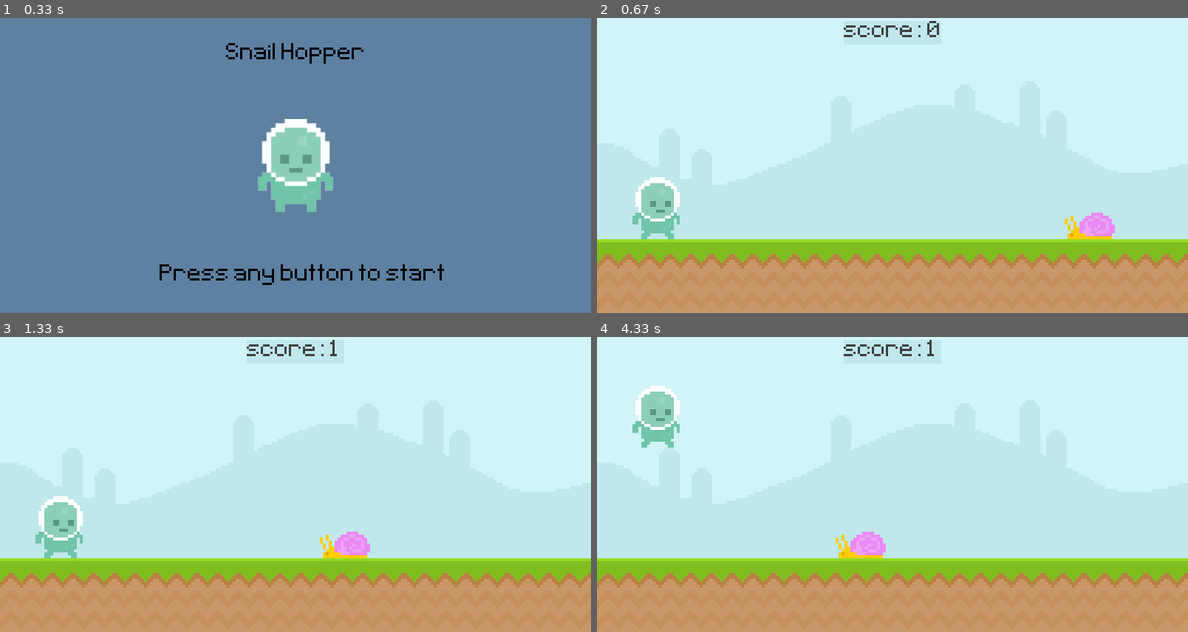
Above: before the commit, frames 1-4 (two rows, left to right).
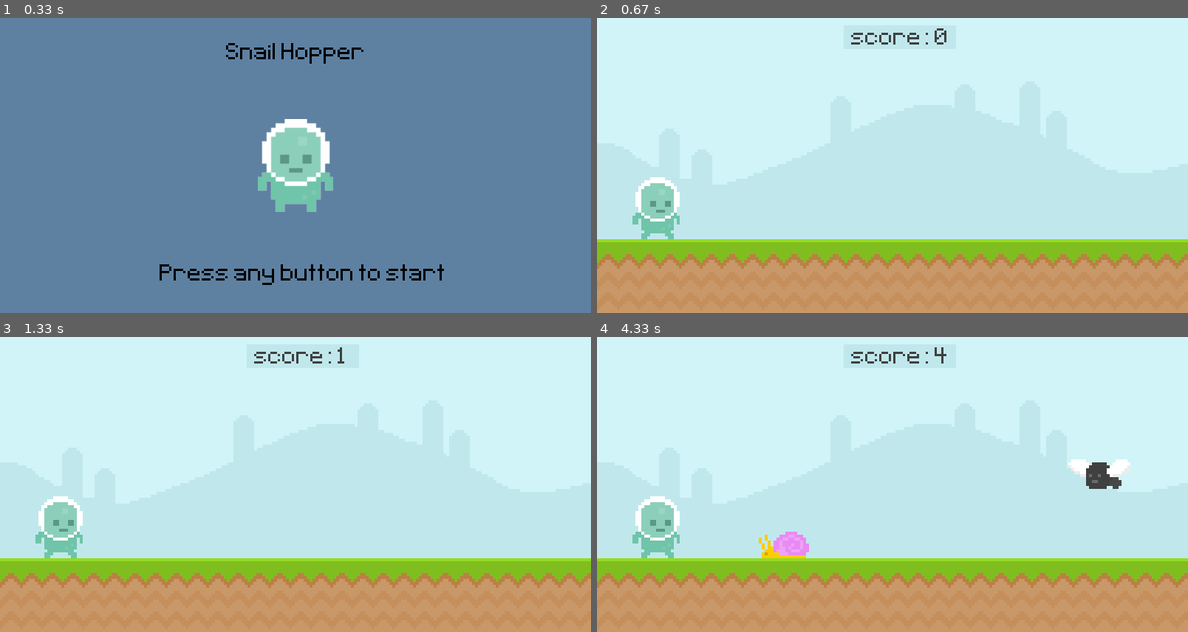
Above: after the commit, the same moments.

Repository: OmarTamer177/My-Pygame-Notes
Game: pygame game, started from 13-Enemy spawn logic.py
Two runs of this game, one before a commit and one after it. Both use one fixed random seed, a clock stepped at 60 frames per second and the inputs below.
Inputs:
- Up to frame 1 (0.33 s): no input
- Up to frame 2 (0.67 s): tap Space at 0.33 s
- Up to frame 3 (1.33 s): tap Space at 0.67, 1.07 s
- Up to frame 4 (4.33 s): tap Space at 1.37, 1.9, 2.2, 2.4, 2.7, 2.97, 3.3, 3.6, 3.73, 4.13 s

Frame 1 is identical in both runs. In frame 2, 1.0% of the frame differs, in the area x 41-88%, y 1-75%; in frame 3, 0.9%; in frame 4, 4.7%, in the area x 6-91%, y 1-75%.

Commit message:
Add files via upload

Diff:
--- a/13-Enemy spawn logic.py
+++ b/13-Enemy spawn logic.py
@@ -1,7 +1,9 @@
 #################################################################
 # Enemy spawn logic using Timers(spawning multiple obstacles)
+# We create a custom user event
+# that is triggered in certain time interval
 #################################################################
-import pygame, sys
+import pygame, sys, random
 
 pygame.init()
 
@@ -20,10 +22,20 @@
 start_time = 0
 
 score_surface = font.render("score: " + str(score), False, (64, 64, 64))
-score_rect = score_surface.get_rect(center = (400,20))
+#score_rect = score_surface.get_rect(center = (400,20))
+score_rect = pygame.Rect(400 - (score_surface.get_width()/2), 10,
+                         score_surface.get_width() + 20, score_surface.get_height())
 
+#adding a new enemy type which is the fly
 snail = pygame.image.load('graphics/snail/snail1.png').convert_alpha()
-snail_rect = snail.get_rect(bottomright = (800,300))
+fly = pygame.image.load('graphics/Fly/Fly1.png').convert_alpha()
+
+#To create obstacles logic:
+#1.create a list of obstacle rectangles
+#2.everytime the timer ticks, we add a rectangle
+#3.we move each rectangle to the left for every frame
+#4.delete rectangles too far left
+obstacles = []
 
 player = pygame.image.load('graphics/Player/player_walk_1.png').convert_alpha()
 player_rect = player.get_rect(midbottom = (80,300))
@@ -41,6 +53,13 @@
 instruction_text = font.render("Press any button to start", False, 'black')
 instruction_text_rect = instruction_text.get_rect(center = (410, 350))
 
+#To create a timer we:
+#1.Create a custom event
+#2.Tell pygame to continuously trigger that event providing a time frame
+#3.add code to event loop
+obstacle_timer = pygame.USEREVENT + 1
+pygame.time.set_timer(obstacle_timer, 1200)
+
 while True:
     for event in pygame.event.get():
         if event.type == pygame.QUIT:
@@ -56,6 +75,15 @@
             if event.type == pygame.KEYDOWN:
                 game_active = True
 
+        #only if the game is active, trigger obstacles and add a new obstacle to the list
+        if event.type == obstacle_timer and game_active:
+            #randomly generate an obstacle whether a snail or fly
+            if random.randint(0,2):
+                new_obs = snail.get_rect(bottomright = (random.randint(900, 1100), 300))
+            else:
+                new_obs = fly.get_rect(bottomright = (random.randint(900, 1100), 300 - player_rect.height - 10))
+            obstacles.append(new_obs)
+
     if game_active:
         screen.fill('black')
 
@@ -69,13 +97,7 @@
         score = int(curr_time / 1000)
 
         score_surface = font.render("score: " + str(score), False, (64, 64, 64))
-        screen.blit(score_surface, score_rect)
-
-        screen.blit(snail, snail_rect)
-        if snail_rect.right>0:
-            snail_rect.left -= 5
-        else:
-            snail_rect.left = 800
+        screen.blit(score_surface, (score_rect.x + 10, score_rect.y + 4))
 
         player_rect.y += player_gravity
         if player_rect.bottom > 300:
@@ -85,11 +107,23 @@
         else:
             player_gravity += 1
 
-        if player_rect.colliderect(snail_rect):
-            game_active = False
+        #if obstacles list isn't empty
+        if obstacles:
+            #itirate over obstacles list for:
+            for i in range(0,len(obstacles) - 1):
+                #update the position of snails and blit them on screen
+                obstacles[i].x -= 6
+                #check whether the obstacle is a snail or fly
+                if obstacles[i].bottom == 300:
+                    screen.blit(snail, obstacles[i])
+                else:
+                    screen.blit(fly, obstacles[i])
 
-        if not game_active:
-            print("game over")
+                #Update the game over condition
+                if player_rect.colliderect(obstacles[i]):
+                    game_active = False
+            #remove any obstacles outside the screen
+            obstacles = [obstacle for obstacle in obstacles if obstacle.x > -100]
 
         screen.blit(player, player_rect)
     else:
@@ -98,15 +132,21 @@
         score_text = font.render(f'score: {score}', False, 'black')
         score_text_rect = score_text.get_rect(center = (400, 340))
 
+        game_over_text = font.render('Game Over', False, 'black')
+        game_over_text_rect = score_text.get_rect(center = (390, 50))
+
         screen.blit(stand_player, stand_player_rect)
-        screen.blit(intro_text, intro_text_rect)
         if not score:
             screen.blit(instruction_text, instruction_text_rect)
+            screen.blit(intro_text, intro_text_rect)
         else:
+            screen.blit(game_over_text, game_over_text_rect)
             screen.blit(score_text, score_text_rect)
 
-        snail_rect.right = 800
+        obstacles = []
         player_rect.y = 300
+        print(player_gravity)
+        player_gravity = 0
         start_time = pygame.time.get_ticks()
 
     pygame.display.update()
--- a/14-Advanced animations.py
+++ b/14-Advanced animations.py
@@ -0,0 +1,200 @@
+#################################################################
+# Advanced animations
+# adding animation for player, snail and fly
+# animation: place a slightly different looking images
+# in rapid succession
+#################################################################
+import pygame, sys, random
+
+pygame.init()
+
+def player_animation():
+    #display walking animation when player is on ground
+    #display jumping animation when player is not on ground
+    global player, player_index
+    if player_jumping:
+        player = player_jump
+    else:
+        player_index += 0.1
+        if player_index > len(player_walk):
+            player_index = 0
+        player = player_walk[int(player_index)]
+
+def snail_animation():
+    pass
+
+def fly_animation():
+    pass
+
+
+pygame.display.set_caption('Game Title')
+screen = pygame.display.set_mode((800, 400))
+clock = pygame.time.Clock()
+
+game_active = False
+
+sky_surface = pygame.image.load('graphics/Sky.png').convert_alpha()
+ground_surface = pygame.image.load('graphics/ground.png').convert_alpha()
+
+font = pygame.font.Font('font/Pixeltype.ttf', 50)
+
+score = 0
+start_time = 0
+
+score_surface = font.render("score: " + str(score), False, (64, 64, 64))
+score_rect = pygame.Rect(400 - (score_surface.get_width()/2), 10,
+                         score_surface.get_width() + 20, score_surface.get_height())
+
+snail_frames = [pygame.image.load('graphics/snail/snail1.png').convert_alpha(),
+         pygame.image.load('graphics/snail/snail2.png').convert_alpha()]
+snail_index = 0
+snail = snail_frames[0]
+
+fly_frames = [pygame.image.load('graphics/Fly/Fly1.png').convert_alpha(),
+         pygame.image.load('graphics/Fly/Fly2.png').convert_alpha()]
+fly_index = 0
+fly = fly_frames[0]
+
+obstacles = []
+
+#To make player animation: we create a timer that updates the surface
+player_walk = [pygame.image.load('graphics/Player/player_walk_1.png').convert_alpha(),
+               pygame.image.load('graphics/Player/player_walk_2.png').convert_alpha()]
+player_index = 0
+player_jump = pygame.image.load('graphics/Player/jump.png').convert_alpha()
+
+player = player_walk[0]
+player_rect = player.get_rect(midbottom = (80,300))
+player_gravity = 0
+player_jumping = False
+
+stand_player = pygame.image.load('graphics/Player/player_stand.png').convert_alpha()
+stand_player = pygame.transform.rotozoom(stand_player, 0, 1.5)
+
+stand_player_rect = stand_player.get_rect(center = (400, 200))
+
+intro_text = font.render("Snail Hopper", False, 'black')
+intro_text_rect = intro_text.get_rect(center = (400, 50))
+
+instruction_text = font.render("Press any button to start", False, 'black')
+instruction_text_rect = instruction_text.get_rect(center = (410, 350))
+
+obstacle_timer = pygame.USEREVENT + 1
+pygame.time.set_timer(obstacle_timer, 1200)
+
+#To make obstacles animation: we rely on the inbuild timers/
+#                             to update all obstacle surfaces
+snail_animation_timer = pygame.USEREVENT + 2
+pygame.time.set_timer(snail_animation_timer, 200)
+
+fly_animation_timer = pygame.USEREVENT + 3
+pygame.time.set_timer(fly_animation_timer, 50)
+
+while True:
+    for event in pygame.event.get():
+        if event.type == pygame.QUIT:
+            pygame.quit()
+            sys.exit()
+
+        if game_active:
+            if event.type == pygame.KEYDOWN:
+                if event.key == pygame.K_SPACE and not player_jumping:
+                    player_gravity = -18
+                    player_jumping = True
+        else:
+            if event.type == pygame.KEYDOWN:
+                game_active = True
+
+        #only if the game is active, trigger obstacles and add a new obstacle to the list
+        if game_active:
+            if event.type == obstacle_timer and game_active:
+                #randomly generate an obstacle whether a snail or fly
+                if random.randint(0,2):
+                    new_obs = snail.get_rect(bottomright = (random.randint(900, 1100), 300))
+                else:
+                    new_obs = fly.get_rect(bottomright = (random.randint(900, 1100), 300 - player_rect.height - 10))
+                obstacles.append(new_obs)
+
+            #Execute the timer for the snail animation
+            if event.type == snail_animation_timer:
+                snail = snail_frames[snail_index]
+                if snail_index:
+                    snail_index = 0
+                else:
+                    snail_index = 1
+
+            #Execute the timer for the fly animation
+            if event.type == fly_animation_timer:
+                fly = fly_frames[fly_index]
+                if fly_index:
+                    fly_index = 0
+                else:
+                    fly_index = 1
+
+    if game_active:
+        screen.fill('black')
+
+        screen.blit(sky_surface, (0,0))
+        screen.blit(ground_surface, (0,300))
+
+        pygame.draw.rect(screen, '#c0e8ec' , score_rect)
+        pygame.draw.rect(screen, '#c0e8ec', score_rect, 10)
+
+        curr_time = pygame.time.get_ticks() - start_time
+        score = int(curr_time / 1000)
+
+        score_surface = font.render("score: " + str(score), False, (64, 64, 64))
+        screen.blit(score_surface, (score_rect.x + 10, score_rect.y + 4))
+
+        player_rect.y += player_gravity
+        if player_rect.bottom > 300:
+            player_gravity = 0
+            player_rect.bottom = 300
+            player_jumping = False
+        else:
+            player_gravity += 1
+
+        #if obstacles list isn't empty
+        if obstacles:
+            #itirate over obstacles list for:
+            for i in range(0,len(obstacles) - 1):
+                #update the position of snails and blit them on screen
+                obstacles[i].x -= 6
+                #check whether the obstacle is a snail or fly
+                if obstacles[i].bottom == 300:
+                    screen.blit(snail, obstacles[i])
+                else:
+                    screen.blit(fly, obstacles[i])
+
+                #Update the game over condition
+                if player_rect.colliderect(obstacles[i]):
+                    game_active = False
+            #remove any obstacles outside the screen
+            obstacles = [obstacle for obstacle in obstacles if obstacle.x > -100]
+
+        player_animation()
+        screen.blit(player, player_rect)
+    else:
+        screen.fill((94, 129, 162))
+
+        score_text = font.render(f'score: {score}', False, 'black')
+        score_text_rect = score_text.get_rect(center = (400, 340))
+
+        game_over_text = font.render('Game Over', False, 'black')
+        game_over_text_rect = score_text.get_rect(center = (390, 50))
+
+        screen.blit(stand_player, stand_player_rect)
+        if not score:
+            screen.blit(instruction_text, instruction_text_rect)
+            screen.blit(intro_text, intro_text_rect)
+        else:
+            screen.blit(game_over_text, game_over_text_rect)
+            screen.blit(score_text, score_text_rect)
+
+        obstacles = []
+        player_rect.y = 300
+        player_gravity = 0
+        start_time = pygame.time.get_ticks()
+
+    pygame.display.update()
+    clock.tick(60)
--- a/15-Sprite class.py
+++ b/15-Sprite class.py
@@ -0,0 +1,178 @@
+#################################################################
+# Advanced animations
+# adding animation for player, snail and fly
+# animation: place a slightly different looking images
+# in rapid succession
+#################################################################
+import pygame, sys, random
+
+pygame.init()
+
+def player_animation():
+    global player, player_index
+    if player_jumping:
+        player = player_jump
+    else:
+        player_index += 0.1
+        if player_index > len(player_walk):
+            player_index = 0
+        player = player_walk[int(player_index)]
+
+pygame.display.set_caption('Game Title')
+screen = pygame.display.set_mode((800, 400))
+clock = pygame.time.Clock()
+
+game_active = False
+
+sky_surface = pygame.image.load('graphics/Sky.png').convert_alpha()
+ground_surface = pygame.image.load('graphics/ground.png').convert_alpha()
+
+font = pygame.font.Font('font/Pixeltype.ttf', 50)
+
+score = 0
+start_time = 0
+
+score_surface = font.render("score: " + str(score), False, (64, 64, 64))
+score_rect = pygame.Rect(400 - (score_surface.get_width()/2), 10,
+                         score_surface.get_width() + 20, score_surface.get_height())
+
+snail_frames = [pygame.image.load('graphics/snail/snail1.png').convert_alpha(),
+         pygame.image.load('graphics/snail/snail2.png').convert_alpha()]
+snail_index = 0
+snail = snail_frames[0]
+
+fly_frames = [pygame.image.load('graphics/Fly/Fly1.png').convert_alpha(),
+         pygame.image.load('graphics/Fly/Fly2.png').convert_alpha()]
+fly_index = 0
+fly = fly_frames[0]
+
+obstacles = []
+
+player_walk = [pygame.image.load('graphics/Player/player_walk_1.png').convert_alpha(),
+               pygame.image.load('graphics/Player/player_walk_2.png').convert_alpha()]
+player_index = 0
+player_jump = pygame.image.load('graphics/Player/jump.png').convert_alpha()
+
+player = player_walk[0]
+player_rect = player.get_rect(midbottom = (80,300))
+player_gravity = 0
+player_jumping = False
+
+stand_player = pygame.image.load('graphics/Player/player_stand.png').convert_alpha()
+stand_player = pygame.transform.rotozoom(stand_player, 0, 1.5)
+
+stand_player_rect = stand_player.get_rect(center = (400, 200))
+
+intro_text = font.render("Snail Hopper", False, 'black')
+intro_text_rect = intro_text.get_rect(center = (400, 50))
+
+instruction_text = font.render("Press any button to start", False, 'black')
+instruction_text_rect = instruction_text.get_rect(center = (410, 350))
+
+obstacle_timer = pygame.USEREVENT + 1
+pygame.time.set_timer(obstacle_timer, 1200)
+
+snail_animation_timer = pygame.USEREVENT + 2
+pygame.time.set_timer(snail_animation_timer, 200)
+
+fly_animation_timer = pygame.USEREVENT + 3
+pygame.time.set_timer(fly_animation_timer, 50)
+
+while True:
+    for event in pygame.event.get():
+        if event.type == pygame.QUIT:
+            pygame.quit()
+            sys.exit()
+
+        if game_active:
+            if event.type == pygame.KEYDOWN:
+                if event.key == pygame.K_SPACE and not player_jumping:
+                    player_gravity = -18
+                    player_jumping = True
+        else:
+            if event.type == pygame.KEYDOWN:
+                game_active = True
+
+        if game_active:
+            if event.type == obstacle_timer and game_active:
+                if random.randint(0,2):
+                    new_obs = snail.get_rect(bottomright = (random.randint(900, 1100), 300))
+                else:
+                    new_obs = fly.get_rect(bottomright = (random.randint(900, 1100), 300 - player_rect.height - 10))
+                obstacles.append(new_obs)
+
+            if event.type == snail_animation_timer:
+                snail = snail_frames[snail_index]
+                if snail_index:
+                    snail_index = 0
+                else:
+                    snail_index = 1
+
+            if event.type == fly_animation_timer:
+                fly = fly_frames[fly_index]
+                if fly_index:
+                    fly_index = 0
+                else:
+                    fly_index = 1
+
+    if game_active:
+        screen.fill('black')
+
+        screen.blit(sky_surface, (0,0))
+        screen.blit(ground_surface, (0,300))
+
+        pygame.draw.rect(screen, '#c0e8ec' , score_rect)
+        pygame.draw.rect(screen, '#c0e8ec', score_rect, 10)
+
+        curr_time = pygame.time.get_ticks() - start_time
+        score = int(curr_time / 1000)
+
+        score_surface = font.render("score: " + str(score), False, (64, 64, 64))
+        screen.blit(score_surface, (score_rect.x + 10, score_rect.y + 4))
+
+        player_rect.y += player_gravity
+        if player_rect.bottom > 300:
+            player_gravity = 0
+            player_rect.bottom = 300
+            player_jumping = False
+        else:
+            player_gravity += 1
+
+        if obstacles:
+            for i in range(0,len(obstacles) - 1):
+                obstacles[i].x -= 6
+                if obstacles[i].bottom == 300:
+                    screen.blit(snail, obstacles[i])
+                else:
+                    screen.blit(fly, obstacles[i])
+
+                if player_rect.colliderect(obstacles[i]):
+                    game_active = False
+            obstacles = [obstacle for obstacle in obstacles if obstacle.x > -100]
+
+        player_animation()
+        screen.blit(player, player_rect)
+    else:
+        screen.fill((94, 129, 162))
+
+        score_text = font.render(f'score: {score}', False, 'black')
+        score_text_rect = score_text.get_rect(center = (400, 340))
+
+        game_over_text = font.render('Game Over', False, 'black')
+        game_over_text_rect = score_text.get_rect(center = (390, 50))
+
+        screen.blit(stand_player, stand_player_rect)
+        if not score:
+            screen.blit(instruction_text, instruction_text_rect)
+            screen.blit(intro_text, intro_text_rect)
+        else:
+            screen.blit(game_over_text, game_over_text_rect)
+            screen.blit(score_text, score_text_rect)
+
+        obstacles = []
+        player_rect.y = 300
+        player_gravity = 0
+        start_time = pygame.time.get_ticks()
+
+    pygame.display.update()
+    clock.tick(60)
